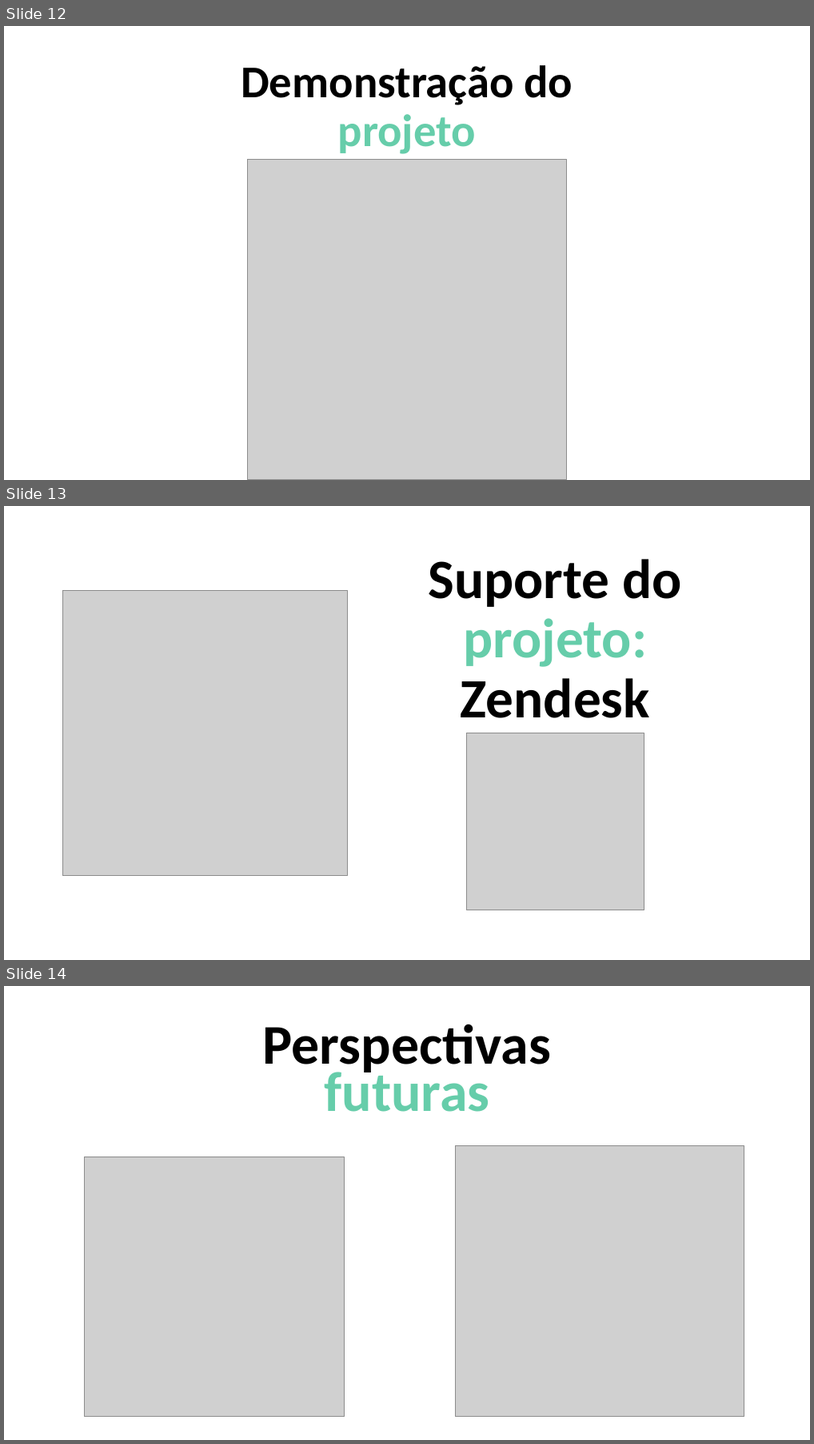
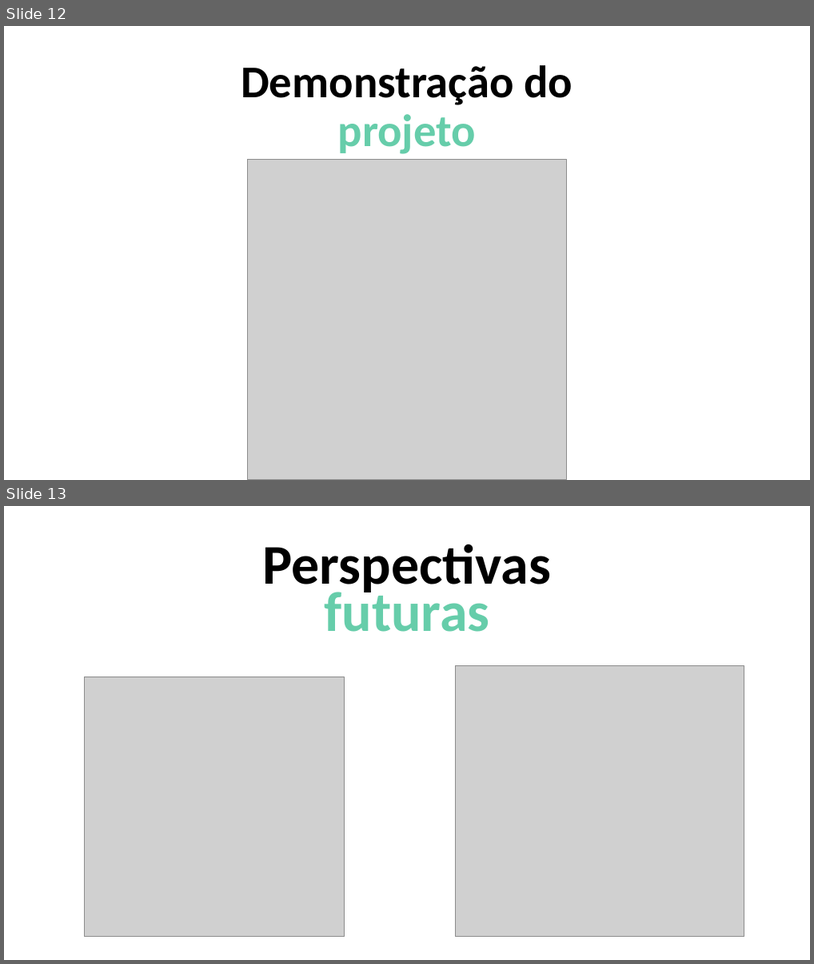
Before and after one commit to BandTec/Cyberlife, a slide deck: documentacao/Slide de apresentação sprint 3.pptx. Shown one above the other, each under a label of ours: slides 12, 13 and 14 before the commit, slides 12 and 13 after it. The pictures are 814x1444 and 814x964 pixels, drawn with LibreOffice and Linux fonts; fonts in the diff are those of the drawing; grey boxes stand for pictures. Boxes give left, top, right and bottom in pixels: in the first picture for what was removed or moved away, otherwise in the second. Text is boxed around its words. In the diff, an @@ line names an element or a change of style, - is before the commit and + after.

Commit message:
ultimos ajustes do projeto

```diff
--- a/documentacao/Slide de apresentação sprint 3.pptx
+++ b/documentacao/Slide de apresentação sprint 3.pptx
@@ slide 13 removed at <box>4,506,810,960</box>, background #FFFFFF @@
@@ text removed at <box>429,559,682,718</box> @@
-Suporte do projeto:
-Zendesk
@@ picture removed at <box>62,590,348,875</box> @@
@@ picture removed at <box>466,733,644,910</box> @@
@@ what was slide 14 is now slide 13 @@
```
Also in this commit, not shown: 1 slide changed, 3 other files.
